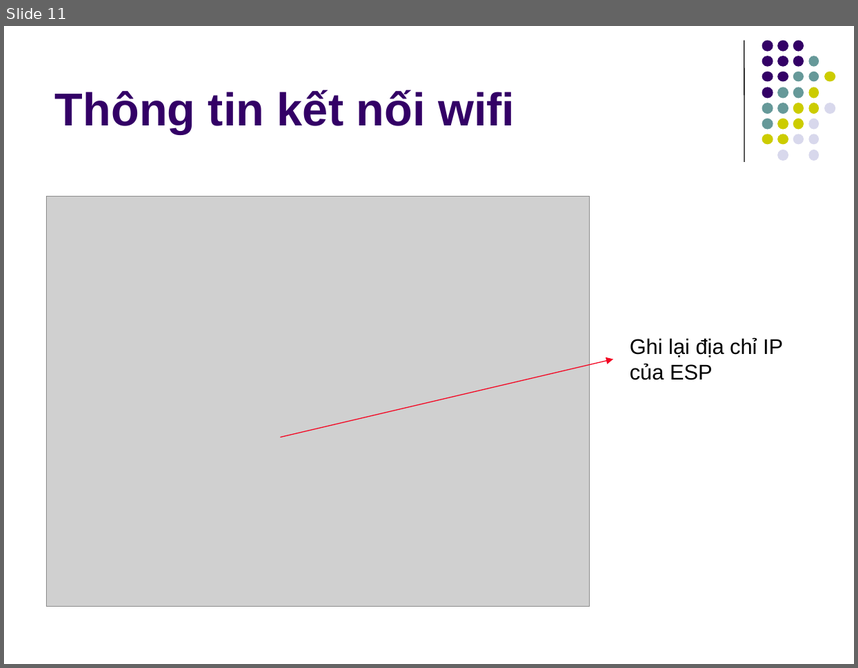
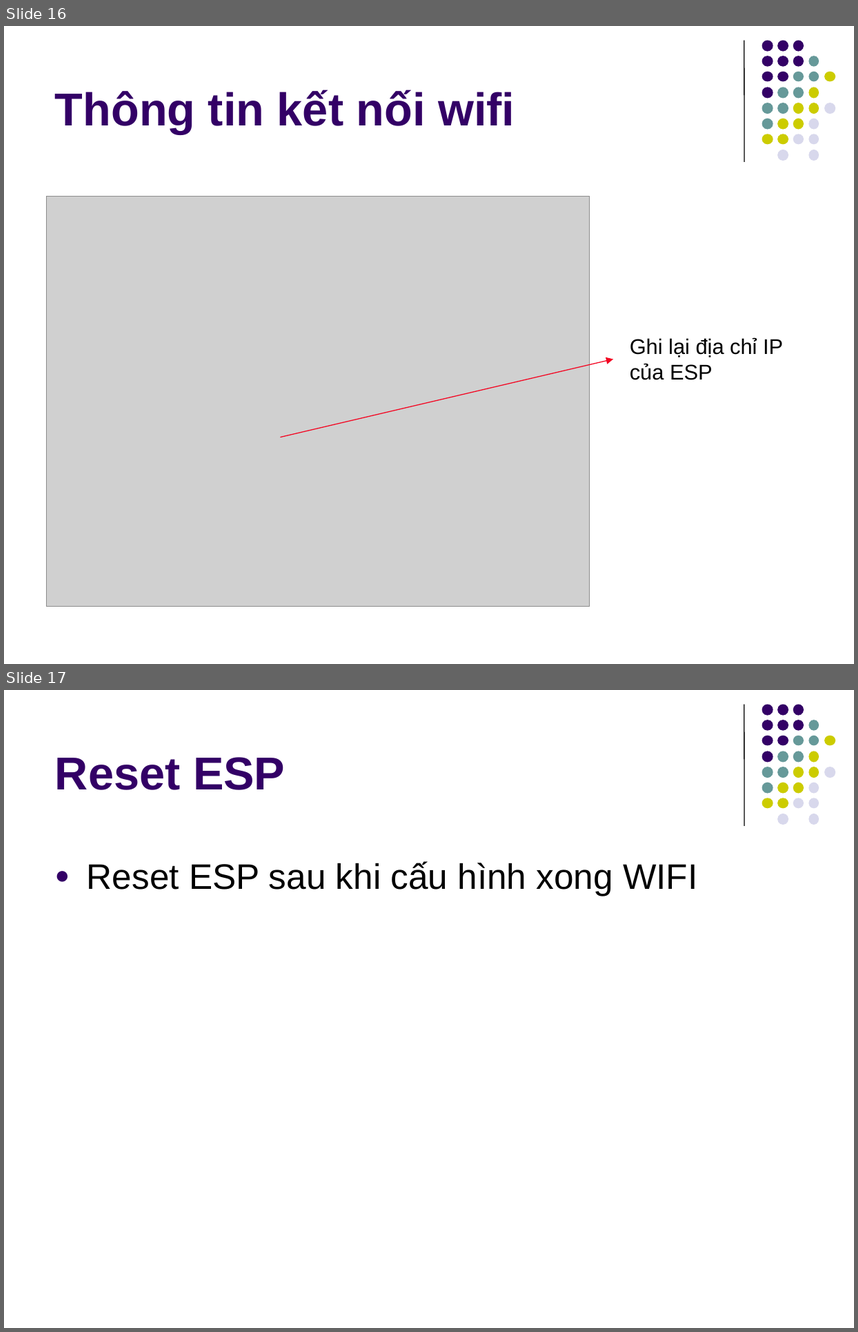
Before and after one commit to kmtekvn/hi-tech, a slide deck: 01.slides/Buoi 2 - ESP8266 Basic/02 - Giao tiếp ESP8266.ppt. Shown one above the other, each under a label of ours: slide 11 before the commit, slides 16 and 17 after it. The pictures are 858x668 and 858x1332 pixels, drawn with LibreOffice and Linux fonts; fonts in the diff are those of the drawing; grey boxes stand for pictures. Boxes give left, top, right and bottom in pixels: in the first picture for what was removed or moved away, otherwise in the second. Text is boxed around its words. In the diff, an @@ line names an element or a change of style, - is before the commit and + after.

```diff
--- a/01.slides/Buoi 2 - ESP8266 Basic/02 - Giao tiếp ESP8266.ppt
+++ b/01.slides/Buoi 2 - ESP8266 Basic/02 - Giao tiếp ESP8266.ppt
@@ slide 17 added at (4,690,854,1328), background #FFFFFF; not listed: 32 template elements that a slide beside it also shows @@
@@ title added at (55,757,285,790), 39 pt, text #330066, bold @@
+Reset ESP
@@ text added at (87,861,697,896), 30 pt, text #000000 @@
+● Reset ESP sau khi cấu hình xong WIFI
@@ what was slide 11 is now slide 16 @@
```
Also in this commit, not shown: 3 slides changed, 5 other slides added, 4 other files.
